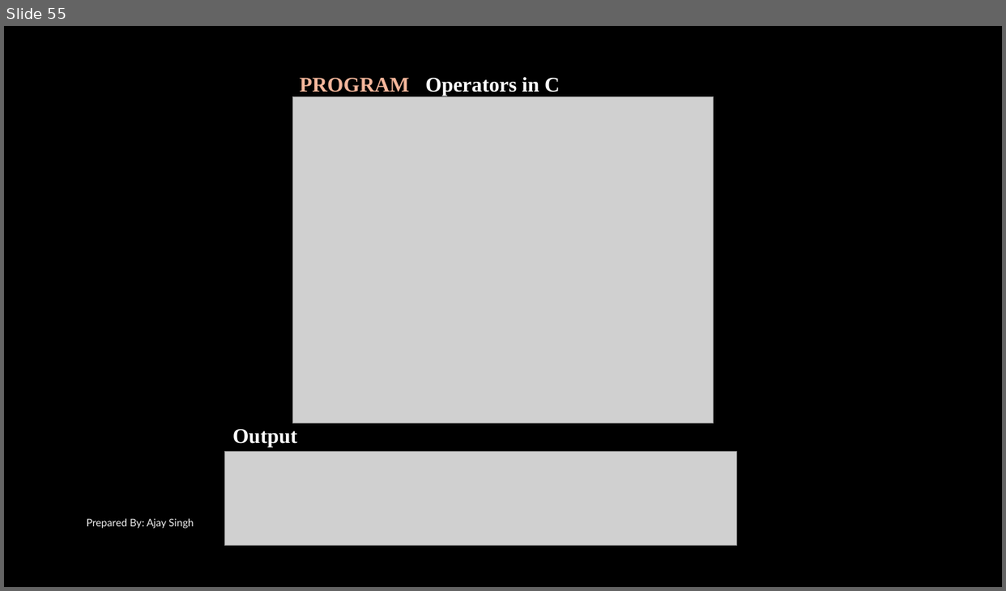
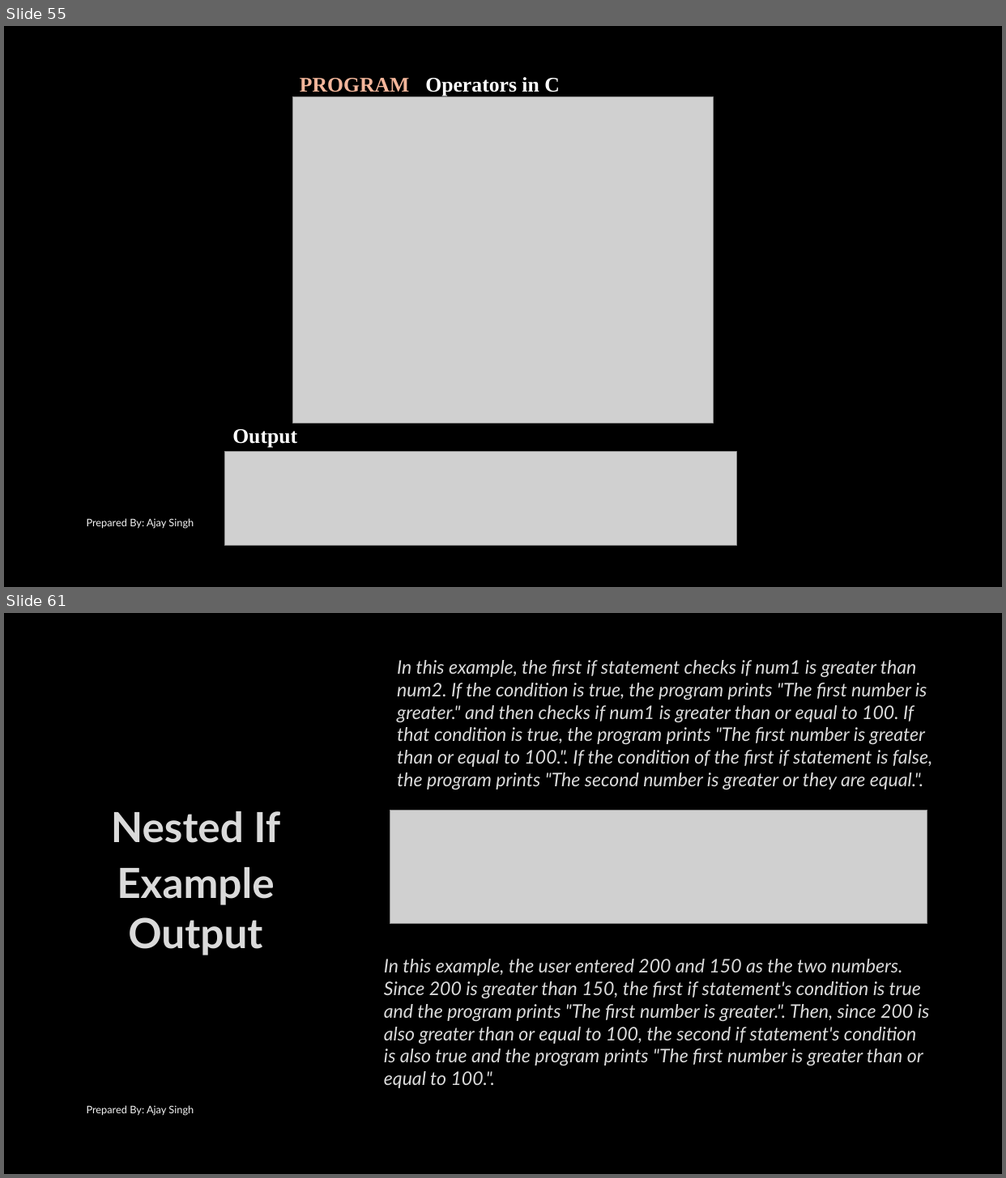
Before and after one commit to mentormaya/notes, a slide deck: assets/Computer_Science/Class_12/C_Programming_II.pptx. Shown one above the other, each under a label of ours: slide 55 before the commit, slides 55 and 61 after it; the slides between them are not shown. The pictures are 1006x591 and 1006x1178 pixels, drawn with LibreOffice and Linux fonts; fonts in the diff are those of the drawing; grey boxes stand for pictures; background and template pictures are left out. Boxes give left, top, right and bottom in pixels: in the first picture for what was removed or moved away, otherwise in the second. Text is boxed around its words. In the diff, an @@ line names an element or a change of style, - is before the commit and + after.

Commit message:
c programming II pptx updated

```diff
--- a/assets/Computer_Science/Class_12/C_Programming_II.pptx
+++ b/assets/Computer_Science/Class_12/C_Programming_II.pptx
@@ slide 61 added at [4,613,1002,1174], background picture (left out) @@
@@ text added at [397,660,932,790], 18 pt, text #DADADA, italic @@
+In this example, the first if statement checks if num1 is greater than num2. If the condition is true, the program prints "The first number is greater." and then checks if num1 is greater than or equal to 100. If that condition is true, the program prints "The first number is greater than or equal to 100.". If the condition of the first if statement is false, the program prints "The second number is greater or they are equal.".
@@ text added at [111,811,280,956], 40 pt, text #DADADA, bold @@
+Nested If
+Example Output
@@ picture added at [390,810,927,924] @@
@@ text added at [384,959,930,1088], 18 pt, text #DADADA, italic @@
+In this example, the user entered 200 and 150 as the two numbers. Since 200 is greater than 150, the first if statement's condition is true and the program prints "The first number is greater.". Then, since 200 is also greater than or equal to 100, the second if statement's condition is also true and the program prints "The first number is greater than or equal to 100.".
@@ text added at [87,1105,194,1115], 10 pt, text #F2F2F2 @@
+Prepared By: Ajay Singh
```
Also in this commit, not shown: 50 other slides added.
